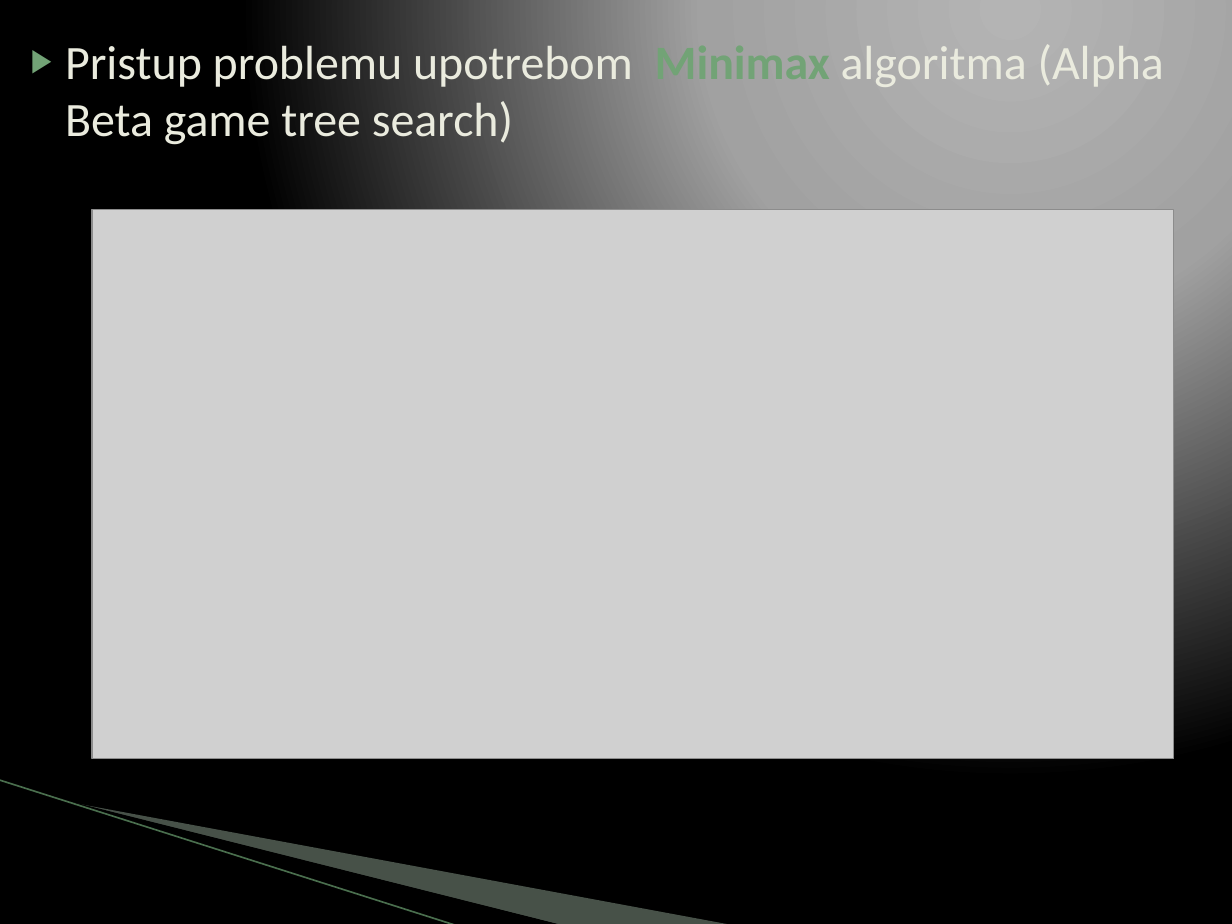
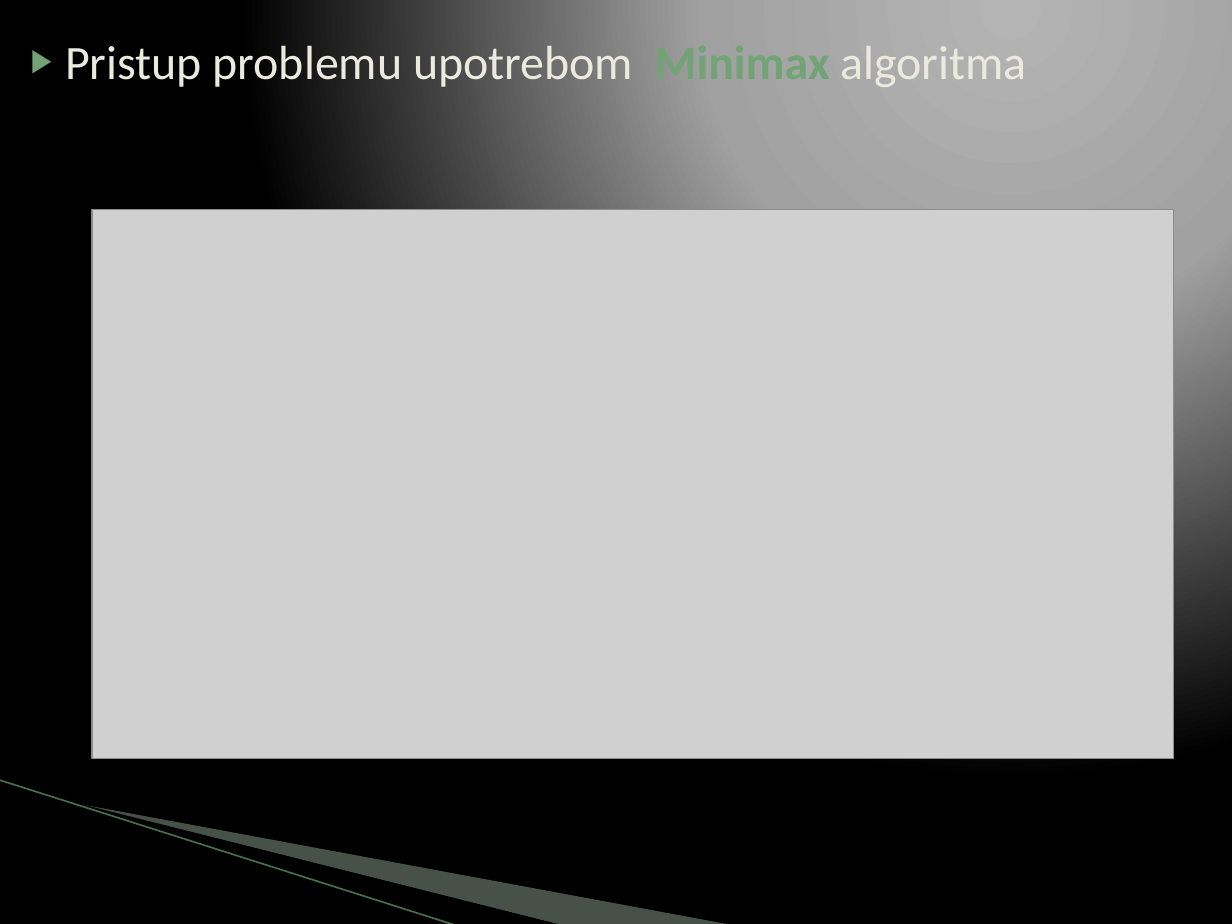
Before and after one commit to boimw/checkers, a slide deck: slide 5 of Projekat-Checkers.pptx. Drawn at 1232x924 pixels with LibreOffice and Linux fonts; fonts in the diff are those of the drawing; grey boxes stand for pictures; background and template pictures are left out. Boxes give left, top, right and bottom in pixels: in the first picture for what was removed or moved away, otherwise in the second. Text is boxed around its words. In the diff, an @@ line names an element or a change of style, - is before the commit and + after.

```diff
--- a/Projekat-Checkers.pptx
+++ b/Projekat-Checkers.pptx
@@ text at (x1=65, y1=39, x2=1027, y2=91): text changed @@
-▶ Pristup problemu upotrebom Minimax algoritma (Alpha Beta game tree search)
+▶ Pristup problemu upotrebom Minimax algoritma
```
Also in this commit, not shown: 2 other slides changed, 5 slides added, 3 slides removed, 52 other files.
